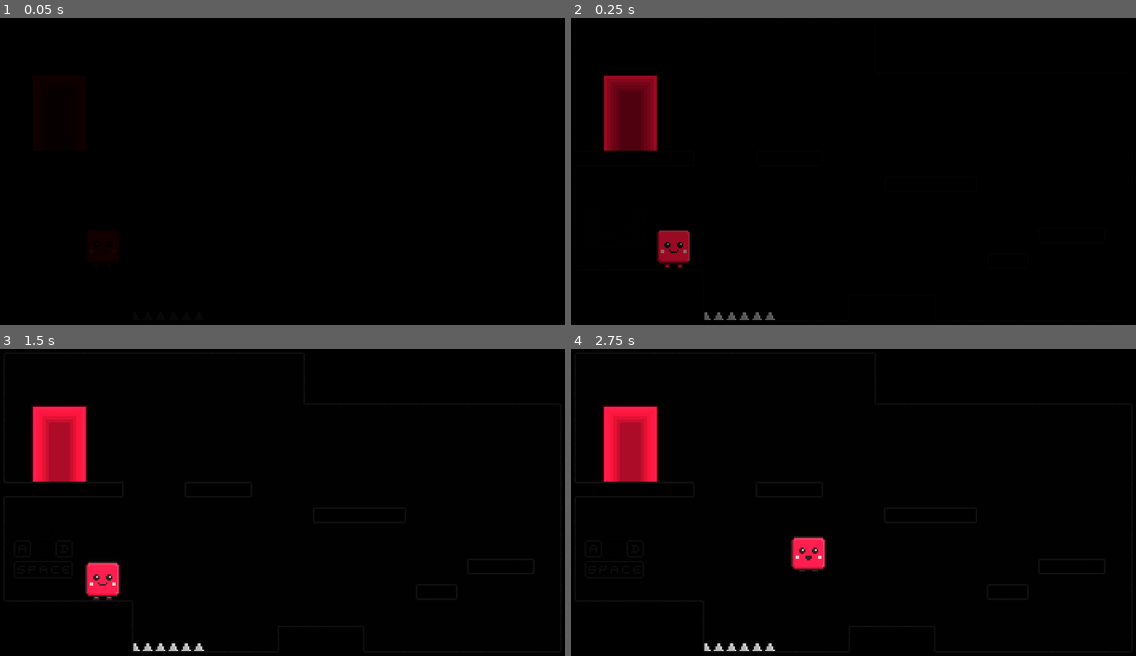
Above: before the commit, frames 1-4 (two rows, left to right).
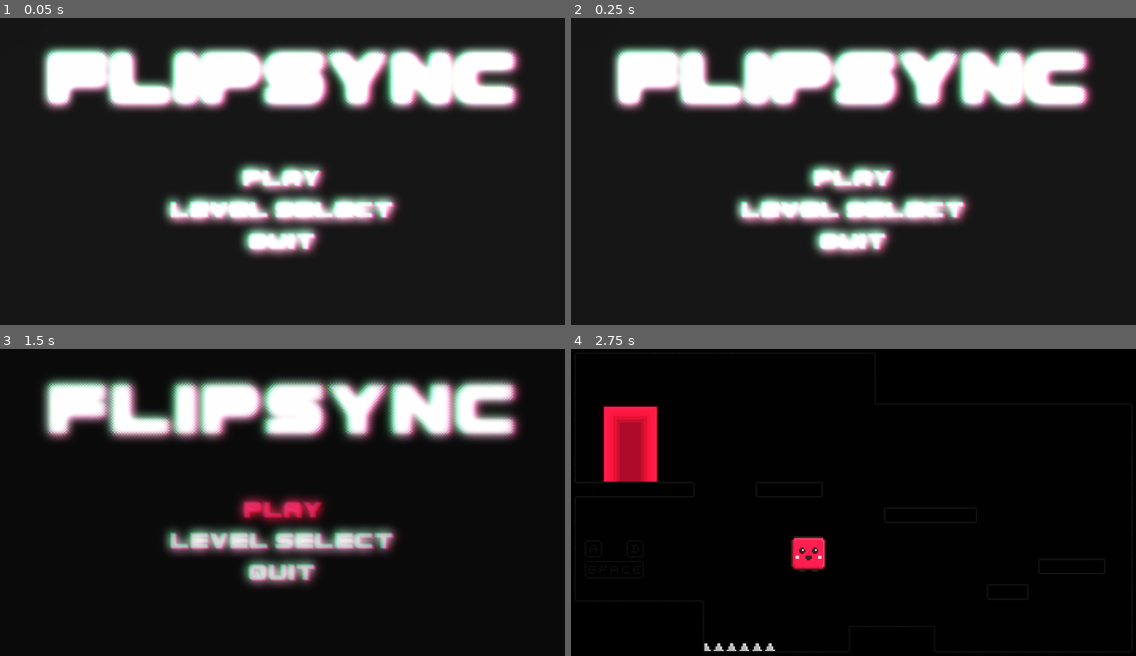
Above: after the commit, the same moments.

Repository: OwenDorey/FlipSync_Game
Game: Godot game, scene res://Scenes/UI/menu.tscn
The game is run twice, just before and just after one commit, with the same random seed, the same clock (stepped at 60 frames per second) and the same inputs. Before the commit the project starts from res://Scenes/Levels/level_1.tscn.
Inputs (mouse positions are in pixels of both pictures, inside the frame that each line leads up to):
- Up to frame 1 (0.05 s): no input
- Up to frame 2 (0.25 s): no input
- Up to frame 3 (1.5 s): click (282, 542) at 0.5 s, where only the run after the commit has a clickable "LEVEL SELECT"; click (282, 511) at 1.25 s, where only the run after the commit has a clickable "PLAY"
- Up to frame 4 (2.75 s): hold Right (move_right) from 2.03 s (still down); tap Space (jump) at 2.27 s

The runs differ from the first frame. In frame 1, 27% of the frame differs, in the area x 6-94%, y 7-79%; in frame 2, 29%, in the area x 5-94%, y 7-99%; in frame 3, 25%; in frame 4, nothing differs.

Commit message:
Play + Quit buttons

Diff:
--- /dev/null
+++ b/Assets/Chromatic_Abberation.gdshader
@@ -0,0 +1,18 @@
+shader_type canvas_item;
+uniform sampler2D screen_tex: hint_screen_texture, filter_linear;
+uniform float aberration: hint_range(0.0, 1.5, 0.001) = 0.5;
+uniform float strength: hint_range(0.0, 0.1, 0.001) = 0.05;
+
+void fragment() {
+	vec2 suv = SCREEN_UV;
+	float aspect_ratio = SCREEN_PIXEL_SIZE.y / SCREEN_PIXEL_SIZE.x;
+	vec2 scaled_suv = (suv - vec2(0.0, 0.5)) / vec2(1.0, aspect_ratio) + vec2(0, 0.5);
+	vec2 offset = normalize(scaled_suv) * strength;
+	vec2 aberration_vec = offset * aberration * strength;
+
+	vec4 red = texture(screen_tex, suv - aberration_vec);
+	vec4 green = texture(screen_tex, suv + aberration_vec);
+	vec4 blue = texture(screen_tex, suv);
+
+	COLOR = vec4(red.r, green.g, blue.b, 1.0);
+}
--- a/Scenes/Other/scene_transition_animation.tscn
+++ b/Scenes/Other/scene_transition_animation.tscn
@@ -62,6 +62,7 @@
 offset_top = -191.0
 offset_right = 1906.0
 offset_bottom = 1025.0
+mouse_filter = 2
 color = Color(0, 0, 0, 0)
 
 [node name="AnimationPlayer" type="AnimationPlayer" parent="."]
--- a/Scenes/UI/menu.tscn
+++ b/Scenes/UI/menu.tscn
@@ -1,11 +1,29 @@
-[gd_scene load_steps=3 format=3 uid="uid://dddb4p2y57551"]
+[gd_scene load_steps=9 format=3 uid="uid://dddb4p2y57551"]
 
 [ext_resource type="FontFile" uid="uid://jgt86xiqwyvb" path="res://Assets/UI/Spac3 halftone.ttf" id="1_8jiqc"]
+[ext_resource type="Script" path="res://Scripts/menu.gd" id="1_aujwq"]
+[ext_resource type="Shader" path="res://Assets/Chromatic_Abberation.gdshader" id="2_2qw48"]
+[ext_resource type="PackedScene" uid="uid://3ifqhnmxx6wi" path="res://Scenes/Other/scene_transition_animation.tscn" id="4_7vp3j"]
 
 [sub_resource type="LabelSettings" id="LabelSettings_ml01b"]
 font = ExtResource("1_8jiqc")
 font_size = 185
 shadow_size = 5
+
+[sub_resource type="StyleBoxFlat" id="StyleBoxFlat_di3bq"]
+bg_color = Color(0.6, 0.6, 0.6, 0)
+
+[sub_resource type="Environment" id="Environment_qe6hn"]
+background_mode = 3
+glow_enabled = true
+glow_normalized = true
+glow_intensity = 3.7
+glow_bloom = 0.6
+
+[sub_resource type="ShaderMaterial" id="ShaderMaterial_0000r"]
+shader = ExtResource("2_2qw48")
+shader_parameter/aberration = 0.5
+shader_parameter/strength = 0.074
 
 [node name="Menu" type="Control"]
 layout_mode = 3
@@ -14,6 +32,7 @@
 anchor_bottom = 1.0
 grow_horizontal = 2
 grow_vertical = 2
+script = ExtResource("1_aujwq")
 
 [node name="ColorRect" type="ColorRect" parent="."]
 layout_mode = 1
@@ -30,27 +49,74 @@
 anchor_left = 0.5
 anchor_right = 0.5
 offset_left = -635.0
+offset_top = 20.0
 offset_right = 635.0
-offset_bottom = 275.0
+offset_bottom = 295.0
 grow_horizontal = 2
 text = "FLIPSYNC"
 label_settings = SubResource("LabelSettings_ml01b")
 horizontal_alignment = 1
 vertical_alignment = 1
 
-[node name="Button" type="Button" parent="."]
+[node name="ButtonList" type="VBoxContainer" parent="."]
 layout_mode = 1
 anchors_preset = 8
 anchor_left = 0.5
 anchor_top = 0.5
 anchor_right = 0.5
 anchor_bottom = 0.5
-offset_left = -172.0
-offset_top = -39.5
-offset_right = 172.0
-offset_bottom = 39.5
+offset_left = -284.0
+offset_top = -15.02
+offset_right = 284.0
+offset_bottom = 211.98
 grow_horizontal = 2
 grow_vertical = 2
+theme_override_constants/separation = 10
+
+[node name="PlayButton" type="Button" parent="ButtonList"]
+layout_mode = 2
+theme_override_colors/font_hover_color = Color(1, 0.12549, 0.305882, 1)
+theme_override_colors/font_pressed_color = Color(0, 0.658824, 0.909804, 1)
 theme_override_fonts/font = ExtResource("1_8jiqc")
 theme_override_font_sizes/font_size = 58
+theme_override_styles/focus = SubResource("StyleBoxFlat_di3bq")
 text = "PLAY"
+flat = true
+
+[node name="LevelSelectButton" type="Button" parent="ButtonList"]
+layout_mode = 2
+theme_override_colors/font_hover_color = Color(1, 0.12549, 0.305882, 1)
+theme_override_colors/font_pressed_color = Color(0, 0.658824, 0.909804, 1)
+theme_override_fonts/font = ExtResource("1_8jiqc")
+theme_override_font_sizes/font_size = 58
+theme_override_styles/focus = SubResource("StyleBoxFlat_di3bq")
+text = "LEVEL SELECT"
+flat = true
+
+[node name="QuitButton" type="Button" parent="ButtonList"]
+layout_mode = 2
+theme_override_colors/font_hover_color = Color(1, 0.12549, 0.305882, 1)
+theme_override_colors/font_pressed_color = Color(0, 0.658824, 0.909804, 1)
+theme_override_fonts/font = ExtResource("1_8jiqc")
+theme_override_font_sizes/font_size = 58
+theme_override_styles/focus = SubResource("StyleBoxFlat_di3bq")
+text = "QUIT"
+flat = true
+
+[node name="WorldEnvironment" type="WorldEnvironment" parent="."]
+environment = SubResource("Environment_qe6hn")
+
+[node name="ChromaticAbberation" type="ColorRect" parent="."]
+material = SubResource("ShaderMaterial_0000r")
+layout_mode = 1
+anchors_preset = 15
+anchor_right = 1.0
+anchor_bottom = 1.0
+grow_horizontal = 2
+grow_vertical = 2
+mouse_filter = 2
+
+[node name="SceneTransitionAnimation" parent="." instance=ExtResource("4_7vp3j")]
+
+[connection signal="button_down" from="ButtonList/PlayButton" to="." method="_on_play_button_button_down"]
+[connection signal="button_down" from="ButtonList/QuitButton" to="." method="_on_quit_button_button_down"]
--- a/Scripts/level.gd
+++ b/Scripts/level.gd
@@ -10,6 +10,7 @@
 
 var one_door : bool
 var has_finished : bool = false
+var has_died : bool = false
 
 const MAX_DOOR_TIME : float = 0.5
 
@@ -65,8 +66,10 @@
 
 # On player death
 func character_died():
-	await get_tree().create_timer(0.7).timeout
-	reload_level()
+	if has_died == false:
+		has_died = true
+		await get_tree().create_timer(0.7).timeout
+		reload_level()
 
 # On level complete
 func finish_level():
--- /dev/null
+++ b/Scripts/menu.gd
@@ -0,0 +1,18 @@
+extends Control
+
+@onready var scene_transition_animation: AnimationPlayer = $SceneTransitionAnimation/AnimationPlayer
+
+func load_scene(scene_name : String):
+	scene_transition_animation.play("fade_in")
+	await get_tree().create_timer(0.5).timeout
+	set_physics_process(false)
+	get_tree().change_scene_to_file(scene_name)
+
+func _on_play_button_button_down() -> void:
+	load_scene("res://Scenes/Levels/level_1.tscn")
+
+func _on_quit_button_button_down() -> void:
+	scene_transition_animation.play("fade_in")
+	await get_tree().create_timer(0.5).timeout
+	set_physics_process(false)
+	get_tree().quit()
--- a/project.godot
+++ b/project.godot
@@ -11,7 +11,7 @@
 [application]
 
 config/name="FlipSync"
-run/main_scene="res://Scenes/Levels/level_1.tscn"
+run/main_scene="res://Scenes/UI/menu.tscn"
 config/features=PackedStringArray("4.3", "Forward Plus")
 config/icon="res://Assets/Characters/Red_Idle.png"
 
